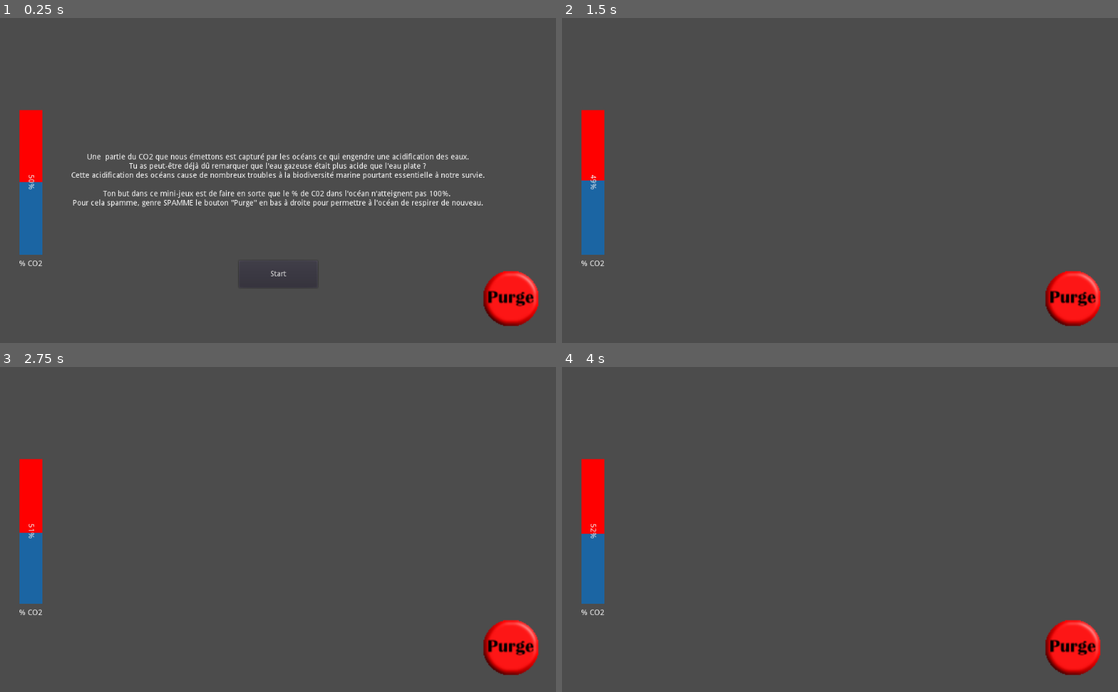
Above: before the commit, frames 1-4 (two rows, left to right).
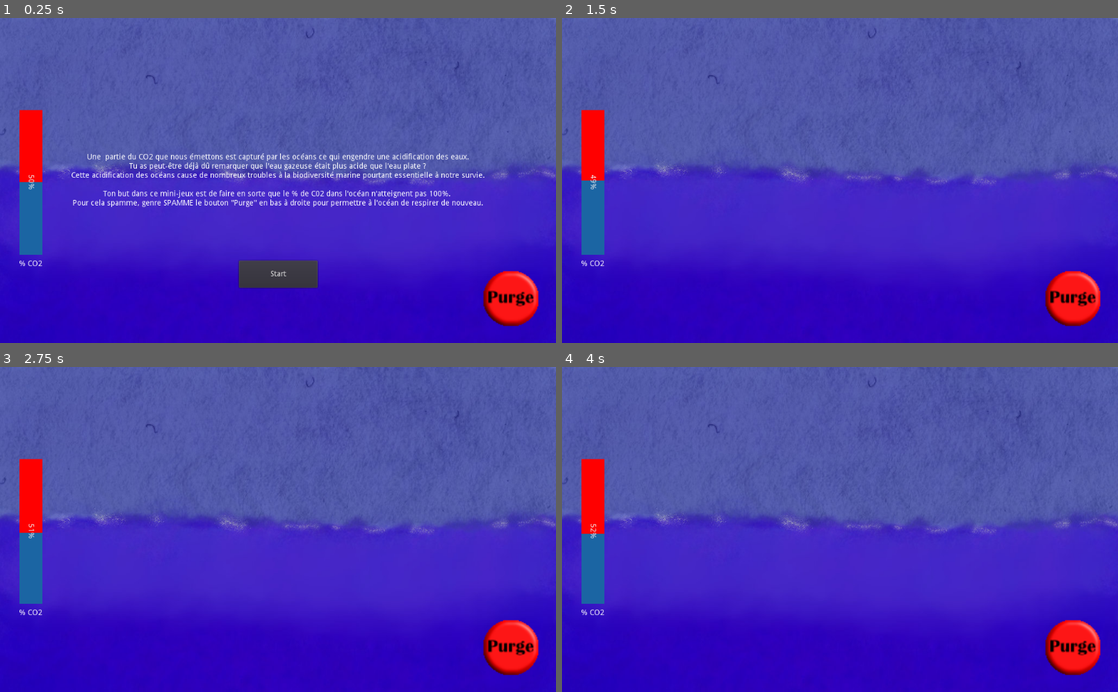
Above: after the commit, the same moments.

Repository: Jessika-prog/Ocean-Scape
Game: Godot game, scene res://SpamClicker/SpamClicker.tscn
Two runs of this game, one before a commit and one after it. Both use one fixed random seed, a clock stepped at 60 frames per second and the inputs below. The project has no main scene, so this scene is started directly.
Inputs (mouse positions are in pixels of both pictures, inside the frame that each line leads up to):
- Up to frame 1 (0.25 s): no input
- Up to frame 2 (1.5 s): click "Start" at 0.5 s; tap Enter at 1.25 s; drag from (1073, 297) to (895, 109) at 1.27 s
- Up to frame 3 (2.75 s): tap Space at 2 s; drag from (166, 545) to (511, 646) at 2.02 s
- Up to frame 4 (4 s): tap Enter at 2.75 s; move the mouse to (895, 458) at 2.77 s; click (895, 458) at 2.92 s; tap Space at 3.5 s; drag from (812, 594) to (673, 480) at 3.52 s

The runs differ from the first frame. In frame 1, 95% of the frame differs, in the area x 0-100%, y 0-100%; in frame 2, 97%; in frame 3, 97%; in frame 4, 97%.

Commit message:
add something

Diff:
--- a/SpamClicker/IHM.tscn
+++ b/SpamClicker/IHM.tscn
@@ -93,3 +93,6 @@
 margin_top = -7.0
 margin_right = 20.0
 margin_bottom = 7.0
+__meta__ = {
+"_edit_use_anchors_": false
+}
--- a/SpamClicker/SpamClicker.tscn
+++ b/SpamClicker/SpamClicker.tscn
@@ -1,6 +1,7 @@
-[gd_scene load_steps=5 format=2]
+[gd_scene load_steps=6 format=2]
 
 [ext_resource path="res://SpamClicker/arts/button.png" type="Texture" id=1]
+[ext_resource path="res://SpamClicker/arts/background.jpg" type="Texture" id=2]
 [ext_resource path="res://SpamClicker/code/Button.gd" type="Script" id=3]
 [ext_resource path="res://SpamClicker/IHM.tscn" type="PackedScene" id=4]
 
@@ -9,9 +10,12 @@
 
 [node name="SpamClicker" type="Node2D"]
 
+[node name="IMH" parent="." instance=ExtResource( 4 )]
+
 [node name="Button" type="Area2D" parent="."]
 position = Vector2( 941, 518 )
 scale = Vector2( 1.8, 1.8 )
+z_index = 1
 script = ExtResource( 3 )
 __meta__ = {
 "_edit_group_": true
@@ -23,4 +27,11 @@
 [node name="ButtonCollision" type="CollisionShape2D" parent="Button"]
 shape = SubResource( 1 )
 
-[node name="IMH" parent="." instance=ExtResource( 4 )]
+[node name="TextureRect" type="TextureRect" parent="."]
+anchor_right = 1.0
+anchor_bottom = 1.0
+mouse_filter = 2
+texture = ExtResource( 2 )
+__meta__ = {
+"_edit_use_anchors_": false
+}
Binary file added: SpamClicker/arts/background.jpg
Not shown, added: SpamClicker/arts/background.jpg.import
Not shown, added: Escape/sounds/music.mp3
Not shown, added: SpamClicker/arts/button.afphoto
